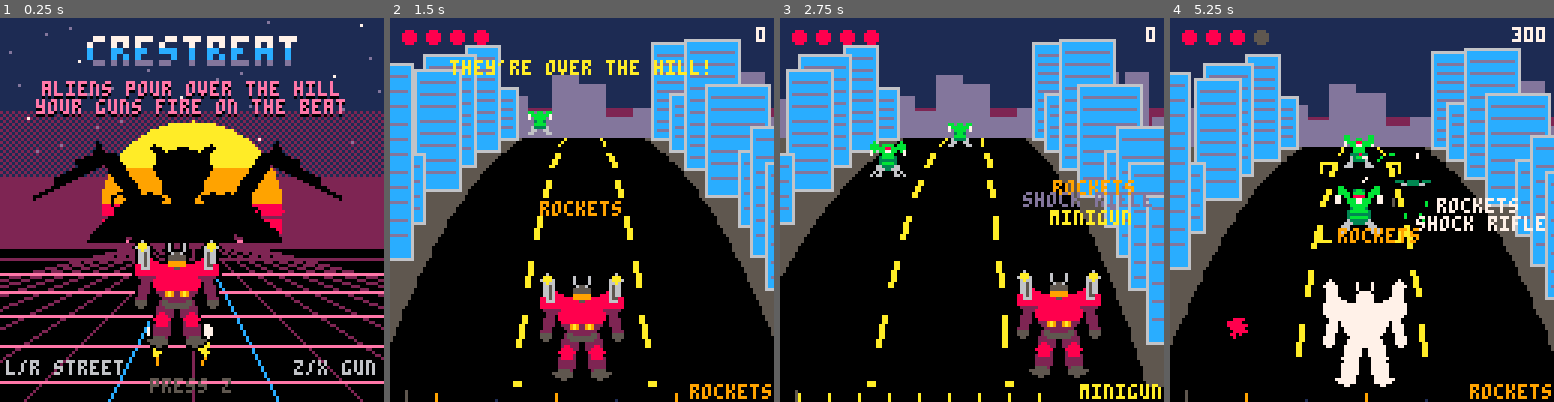
Above: before the commit, frames 1-4 (left to right).
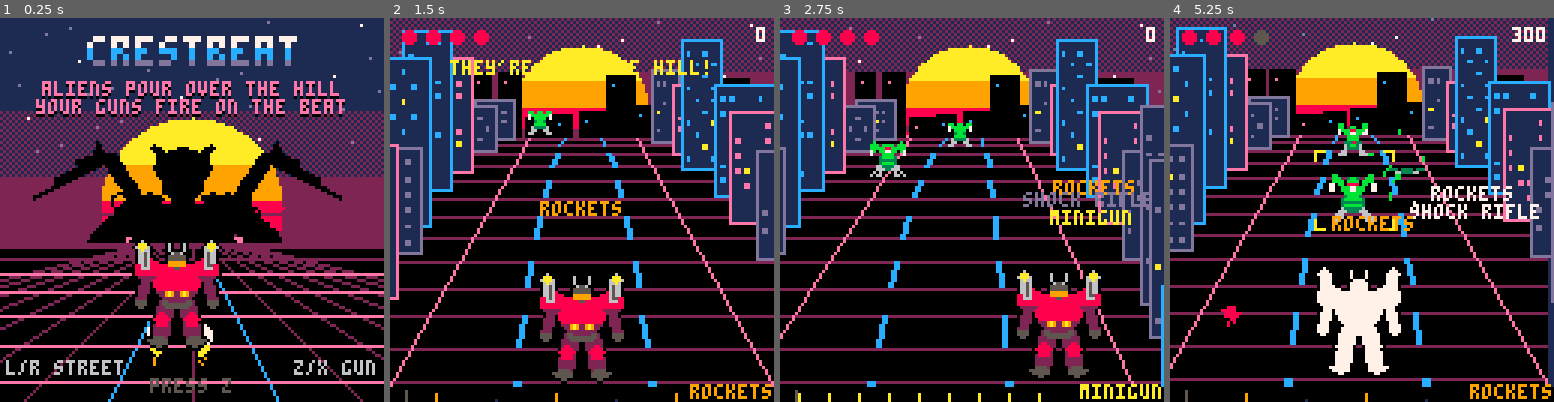
Above: after the commit, the same moments.

Repository: drachis/carts
Game: PICO-8 cartridge proj/crestbeat/crestbeat.p8
Same seed, same stepped clock (60 frames per second), same inputs: the game is played once before the commit and once after it.
Inputs:
- Up to frame 1 (0.25 s): no input
- Up to frame 2 (1.5 s): tap X (X key) at 0.33, 1.07 s; tap O (Z key) at 0.7 s
- Up to frame 3 (2.75 s): hold Right 1.6-2.1 s; tap O (Z key) at 1.7, 2.1, 2.5 s; tap X (X key) at 1.85 s; hold Right from 2.47 s (still down)
- Up to frame 4 (5.25 s): tap O (Z key) every 0.4 s from 2.9 to 4.9 s; tap X (X key) at 2.97, 4.08, 5.2 s; release Right at 3.03 s; hold Left 3.08-3.58 s; hold Down 3.63-3.97 s; hold Right 4.02-4.68 s; hold Left from 5.08 s (still down)

The runs differ from the first frame. In frame 1, 0.9% of the frame differs, in the area x 26-75%, y 25-91%; in frame 2, 46%; in frame 3, 47%; in frame 4, 54%, in the area x 0-100%, y 0-97%.

Commit message:
crestbeat-synth: the play screens take the title's art direction, as the user asked: the synthwave sunset sky and sun at the crest (shared with the title as sunset), a black silhouette skyline, navy buildings with neon outlines and lit windows, a black road with a purple grid, pink edges and blue lane dashes. The bell checks move to test_giant. 6889 tokens
Co-Authored-By: Claude Opus 5.5 <noreply@anthropic.com>

Diff:
--- a/proj/crestbeat/main.lua
+++ b/proj/crestbeat/main.lua
@@ -206,21 +206,7 @@
 end
 
 function draw_title()
- rectfill(0,0,127,30,1)
- fillp(0xa5a5)
- rectfill(0,31,127,52,0x12)
- fillp()
- rectfill(0,53,127,74,2)
- for star=1,40 do
-  local x,y=star*37%128,star*23%50
-  if (star+flr(clock*2))%7>0 then pset(x,y,star%3==0 and 7 or 13) end
- end
- for dy=-30,11 do
-  local half=sqrt(900-dy*dy)
-  if dy<0 or (dy+flr(clock*8))%6>=dy/5 then
-   line(64-half,64+dy,64+half,64+dy,dy<-14 and 10 or dy<-2 and 9 or dy<10 and 8 or 14)
-  end
- end
+ sunset(75,64,30)
  if not titan then make_titan(stages[3]) end
  titan.rise,titan.bars,crest_y=1,0,225
  local real_pal=pal
--- a/proj/crestbeat/tests/test_giant.lua
+++ b/proj/crestbeat/tests/test_giant.lua
@@ -112,6 +112,26 @@
  step_frames(2)
  check("passing through a civilian's street just after a beat does not shoot them",score==100 and front_alien(0).penalty,"score "..score)
 
+ reset("play")
+ start_stage(3)
+ local lit=""
+ for lane in all({-1,1,0}) do
+  hit_spot(titan.spots[lane+2],1,judgements[1])
+  lit..=lamps_lit().." "
+ end
+ check("one shot on each hot spot rings the bell",lit=="1 2 3 " and score==bell_bonus and titan.rung,"lamps "..lit.."score "..score)
+ for spot in all(titan.spots) do spot.lit=nil end
+ for spot in all(titan.spots) do hit_spot(spot,1,judgements[1]) end
+ check("the bell rings only once a giant",stats.bells==1,stats.bells.." bells")
+ reset("play")
+ start_stage(3)
+ hit_spot(titan.spots[1],1,judgements[1])
+ hit_spot(titan.spots[1],1,judgements[1])
+ check("a second shot on a lit spot puts the lamps out",lamps_lit()==0,"lamps "..lamps_lit())
+ hit_spot(titan.spots[2],1,judgements[1])
+ hit_spot(titan.spots[1],99,judgements[1])
+ hit_spot(titan.spots[3],1,judgements[1])
+ check("destroying a hot spot before the bell takes the bell away",stats.bells==0 and titan.bell_lost,stats.bells.." bells")
  printh("ok giant")
  extcmd("shutdown")
 end
--- a/proj/crestbeat/tests/test_screen.lua
+++ b/proj/crestbeat/tests/test_screen.lua
@@ -82,26 +82,6 @@
  local mean=total/frames
  check("an alien moves smoothly: always forward, no frame more than 3x the mean",least>0 and most<mean*3,"steps "..least.." to "..most..", mean "..mean)
 
- reset("play")
- start_stage(3)
- local lit=""
- for lane in all({-1,1,0}) do
-  hit_spot(titan.spots[lane+2],1,judgements[1])
-  lit..=lamps_lit().." "
- end
- check("one shot on each hot spot rings the bell",lit=="1 2 3 " and score==bell_bonus and titan.rung,"lamps "..lit.."score "..score)
- for spot in all(titan.spots) do spot.lit=nil end
- for spot in all(titan.spots) do hit_spot(spot,1,judgements[1]) end
- check("the bell rings only once a giant",stats.bells==1,stats.bells.." bells")
- reset("play")
- start_stage(3)
- hit_spot(titan.spots[1],1,judgements[1])
- hit_spot(titan.spots[1],1,judgements[1])
- check("a second shot on a lit spot puts the lamps out",lamps_lit()==0,"lamps "..lamps_lit())
- hit_spot(titan.spots[2],1,judgements[1])
- hit_spot(titan.spots[1],99,judgements[1])
- hit_spot(titan.spots[3],1,judgements[1])
- check("destroying a hot spot before the bell takes the bell away",stats.bells==0 and titan.bell_lost,stats.bells.." bells")
 
  reset("play")
  start_stage(3)
--- a/proj/crestbeat/world.lua
+++ b/proj/crestbeat/world.lua
@@ -12,7 +12,7 @@
  end
  for side=-1,1,2 do
   for t=0,1.2,0.15 do
-   add(buildings,{side=side,t=t+rnd(0.05),w=18+rnd(14),h=30+rnd(50),gap=rnd(6)})
+   add(buildings,{side=side,t=t+rnd(0.05),w=18+rnd(14),h=30+rnd(50),gap=rnd(6),glow=rnd{12,14,13}})
   end
  end
  sort_by_t(buildings)
@@ -47,28 +47,51 @@
  end
 end
 
+function sunset(horizon,sun_x,radius)
+ cls(1)
+ fillp(0xa5a5)
+ rectfill(0,horizon-44,127,horizon-23,0x12)
+ fillp()
+ rectfill(0,horizon-22,127,horizon,2)
+ for star=1,40 do
+  local x,y=star*37%128,star*23%50
+  if y<horizon-12 and (star+flr(clock*2))%7>0 then pset(x,y,star%3==0 and 7 or 13) end
+ end
+ local centre=horizon-radius*0.37
+ for dy=-radius,radius*0.37 do
+  local half,share=sqrt(radius*radius-dy*dy),dy/radius
+  if dy<0 or (dy+flr(clock*8))%6>=share*6 then
+   line(sun_x-half,centre+dy,sun_x+half,centre+dy,share<-0.47 and 10 or share<-0.07 and 9 or share<0.33 and 8 or 14)
+  end
+ end
+end
+
 function draw_sky()
- cls(1)
- rectfill(0,crest_y-10,127,crest_y,2)
+ sunset(crest_y,64-cam_x*0.1,22)
  for tower in all(skyline) do
   local x=tower.x-cam_x*0.15
-  rectfill(x,crest_y-tower.h,x+tower.w,crest_y,13)
+  rectfill(x,crest_y-tower.h,x+tower.w,crest_y,0)
+  pset(x+2,crest_y-tower.h+3,tower.h%3<1 and 14 or 12)
  end
 end
 
 function draw_ground()
- rectfill(0,crest_y,127,127,5)
- for t=0,1.4,0.02 do
-  local left,top=project(-1.5,t)
-  local right,bottom=project(1.5,t+0.02)
-  rectfill(left,top,right,bottom,0)
+ rectfill(0,crest_y,127,127,0)
+ for t=scroll%0.1,1.4,0.1 do
+  local _,y=project(0,t)
+  line(0,y,127,y,2)
+ end
+ for edge=-1.5,1.5,3 do
+  local x1,y1=project(edge,0)
+  local x2,y2=project(edge,1.4)
+  line(x1,y1,x2,y2,14)
  end
  for t=scroll%0.2,1.4,0.2 do
   for lane=-0.5,0.5,1 do
    local x1,y1,scale=project(lane,t)
    local x2,y2=project(lane,t+0.09)
    for w=0,scale*2 do
-    line(x1+w,y1,x2+w,y2,10)
+    line(x1+w,y1,x2+w,y2,12)
    end
   end
  end
@@ -81,10 +104,14 @@
    local inner=edge+building.side*(4+building.gap)*scale
    local outer=inner+building.side*building.w*scale
    local top=base-building.h*scale
-   rectfill(inner,top,outer,base,12)
-   rect(inner,top,outer,base,6)
+   rectfill(inner,top,outer,base,1)
+   rect(inner,top,outer,base,building.glow)
+   local window=0
    for y=top+4,base-3,5*scale+1 do
-    line(min(inner,outer)+2,y,max(inner,outer)-2,y,13)
+    for x=min(inner,outer)+2,max(inner,outer)-3,3*scale+1 do
+     window+=1
+     if (window*building.w+building.h)%5<2 then rectfill(x,y,x+scale,y+scale,window%7==0 and 10 or building.glow) end
+    end
    end
   end
  end
Not shown, changed: proj/crestbeat/DESIGN.md
Not shown, changed: proj/crestbeat/notes/world.md
